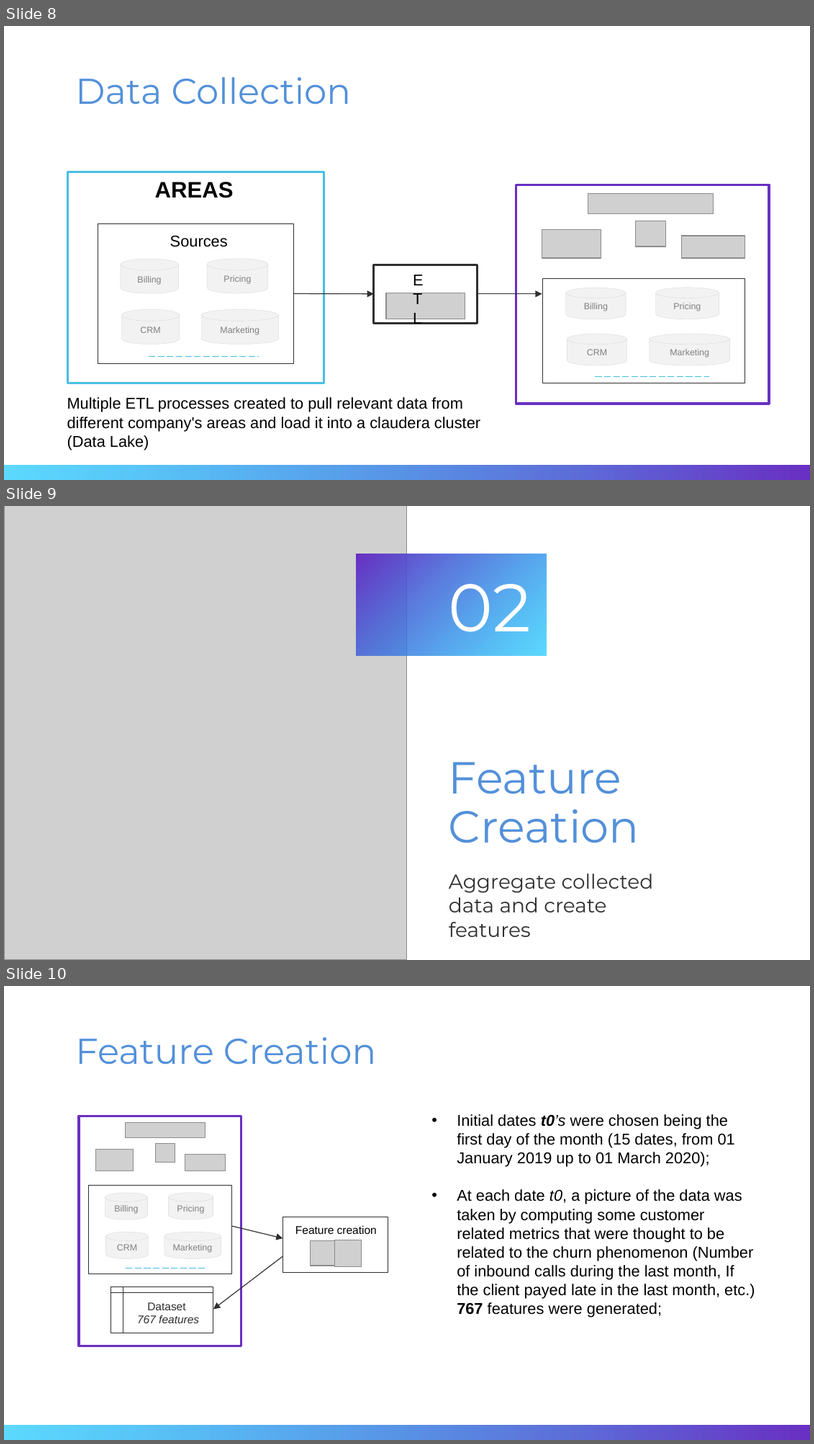
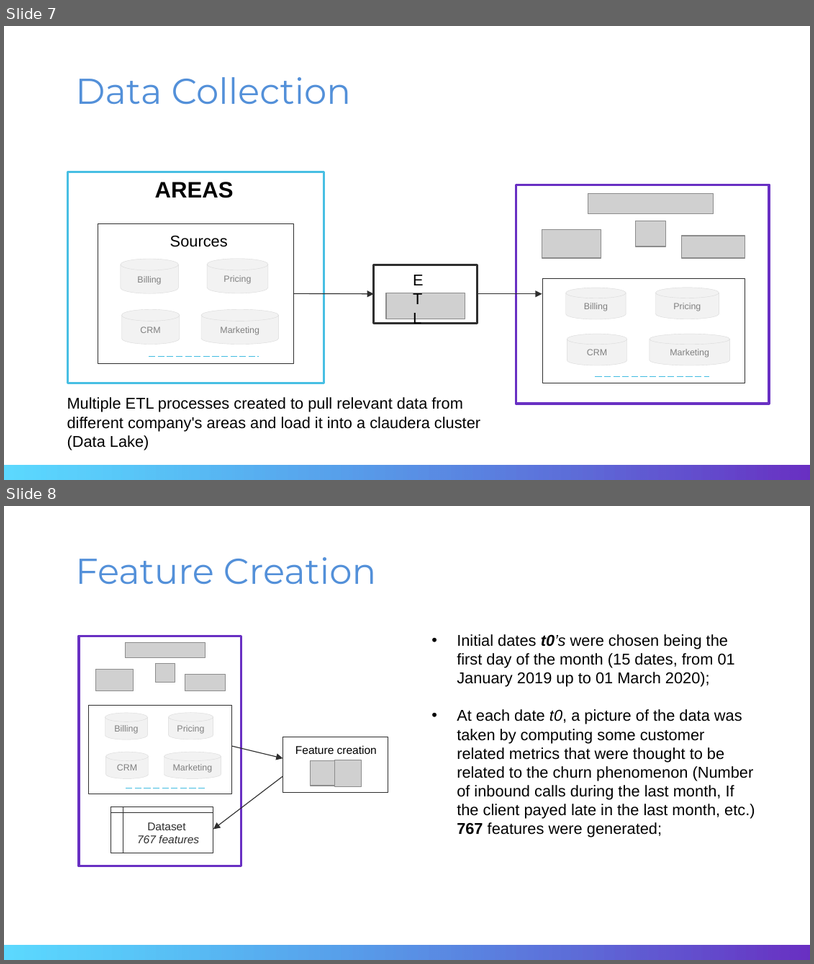
Before and after one commit to ViDurand/ChurnPrediction_EnergyCompany, a slide deck: Writing/Slides/Slides_Durand_Azimedem.pptx. Shown one above the other, each under a label of ours: slides 8, 9 and 10 before the commit, slides 7 and 8 after it. The pictures are 814x1444 and 814x964 pixels, drawn with LibreOffice and Linux fonts; fonts in the diff are those of the drawing; grey boxes stand for pictures. Boxes give left, top, right and bottom in pixels: in the first picture for what was removed or moved away, otherwise in the second. Text is boxed around its words. In the diff, an @@ line names an element or a change of style, - is before the commit and + after.

```diff
--- a/Writing/Slides/Slides_Durand_Azimedem.pptx
+++ b/Writing/Slides/Slides_Durand_Azimedem.pptx
@@ slide 9 removed at bbox=[4, 506, 810, 960], background #FFFFFF @@
@@ picture removed at bbox=[4, 506, 406, 959] @@
@@ rectangle removed at bbox=[356, 554, 547, 655] @@
@@ title removed at bbox=[449, 566, 532, 632] @@
-02
@@ title removed at bbox=[449, 762, 640, 843] @@
-Feature Creation
@@ subtitle removed at bbox=[449, 873, 654, 937] @@
-Aggregate collected data and create features
@@ what was slide 8 is now slide 7 @@
@@ what was slide 10 is now slide 8 @@
```
Also in this commit, not shown: 2 slides changed, 4 other slides removed, 17 other files.
